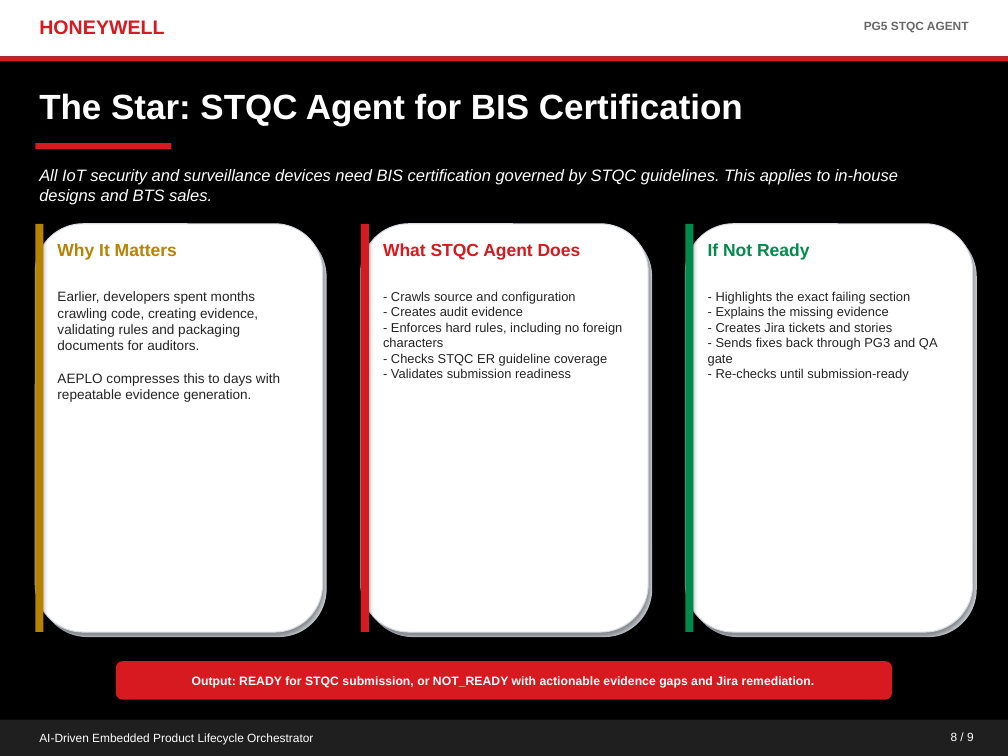
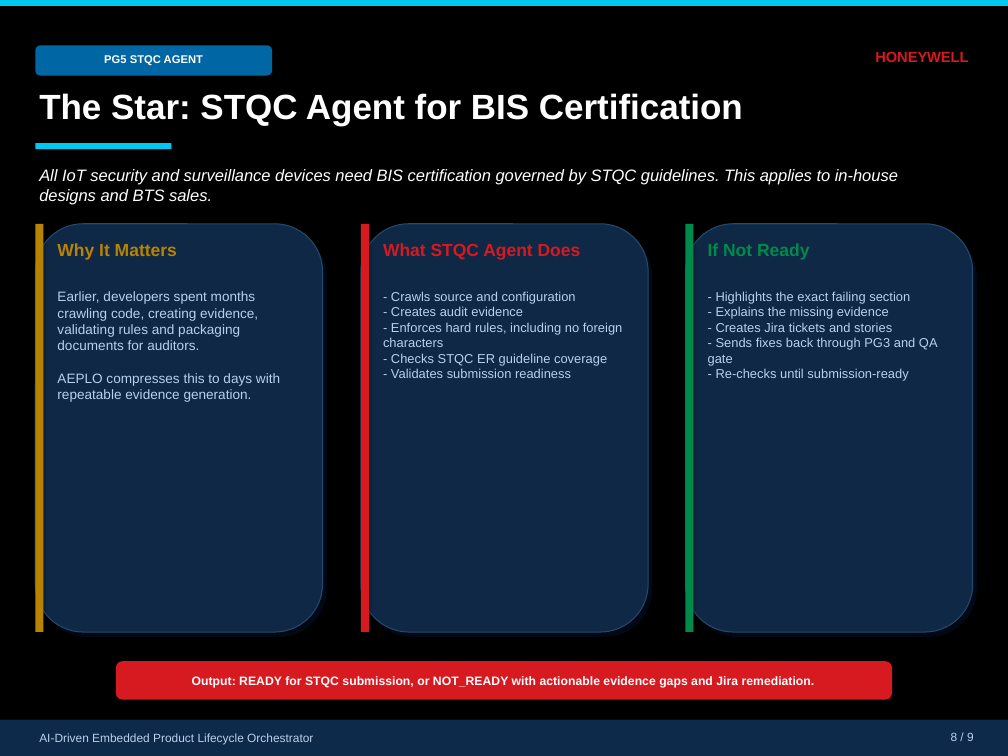
Before and after one commit to shyamnexus/HON_PPT, a slide deck: slide 8 of AI-Driven Embedded Product Lifecycle OrchestratorV10.pptx. Drawn at 1008x756 pixels with LibreOffice and Linux fonts; fonts in the diff are those of the drawing; background and template pictures are left out; a plain dark background stands for a picture behind light text. Boxes give left, top, right and bottom in pixels: in the first picture for what was removed or moved away, otherwise in the second. Text is boxed around its words. In the diff, an @@ line names an element or a change of style, - is before the commit and + after.

```diff
--- a/AI-Driven Embedded Product Lifecycle OrchestratorV10.pptx
+++ b/AI-Driven Embedded Product Lifecycle OrchestratorV10.pptx
@@ rectangle: place and size @@
-rectangle at [0, 0, 1008, 56]
+rectangle at [0, 0, 1008, 6]
@@ rectangle at [0, 0, 1008, 6]: fill #FFFFFF to #00C8F0 @@
@@ rectangle removed at [0, 56, 1008, 61] @@
@@ text "PG5 STQC AGENT": place and size @@
-text "PG5 STQC AGENT" at [864, 22, 969, 32]
+text "PG5 STQC AGENT" at [104, 55, 203, 65]
@@ text "PG5 STQC AGENT" at [104, 55, 203, 65]: size 8.5 to 8 pt, text colour #686868 to #FFFFFF; alignment right to centre @@
@@ rounded rectangle added at [35, 45, 272, 76], fill #0066A4 @@
@@ text "HONEYWELL": place and size @@
-text "HONEYWELL" at [39, 20, 164, 34]
+text "HONEYWELL" at [875, 51, 968, 62]
@@ text "HONEYWELL" at [875, 51, 968, 62]: size 14 to 10.5 pt; alignment left to right @@
@@ rectangle at [35, 143, 171, 149]: fill #D71920 to #00C8F0 @@
@@ fill #FFFFFF to #0F2845; outline #D9DDE3 0.75 pt to #244A70 0.75 pt in 3 elements at [35, 224, 323, 632], [361, 224, 648, 632], [685, 224, 973, 632] @@
@@ fill #C8CCD2 to #020A1A in 3 elements at [39, 229, 327, 637], [365, 229, 652, 637], [689, 229, 977, 637] @@
@@ text colour #242424 to #B8D0EC in 3 elements at [57, 291, 280, 402], [383, 291, 623, 378], [708, 291, 938, 381] @@
@@ rectangle at [0, 720, 1008, 756]: fill #1F1F1F to #0E2A4A @@
@@ text "AI-Driven Embedded Product Lifecycle Orchestrator" at [39, 733, 313, 745]: text colour #FFFFFF to #B8D0EC @@
@@ text "8 / 9" at [951, 732, 974, 741]: text colour #FFFFFF to #B8D0EC @@
```
Also in this commit, not shown: 8 other slides changed, 3 other files.
